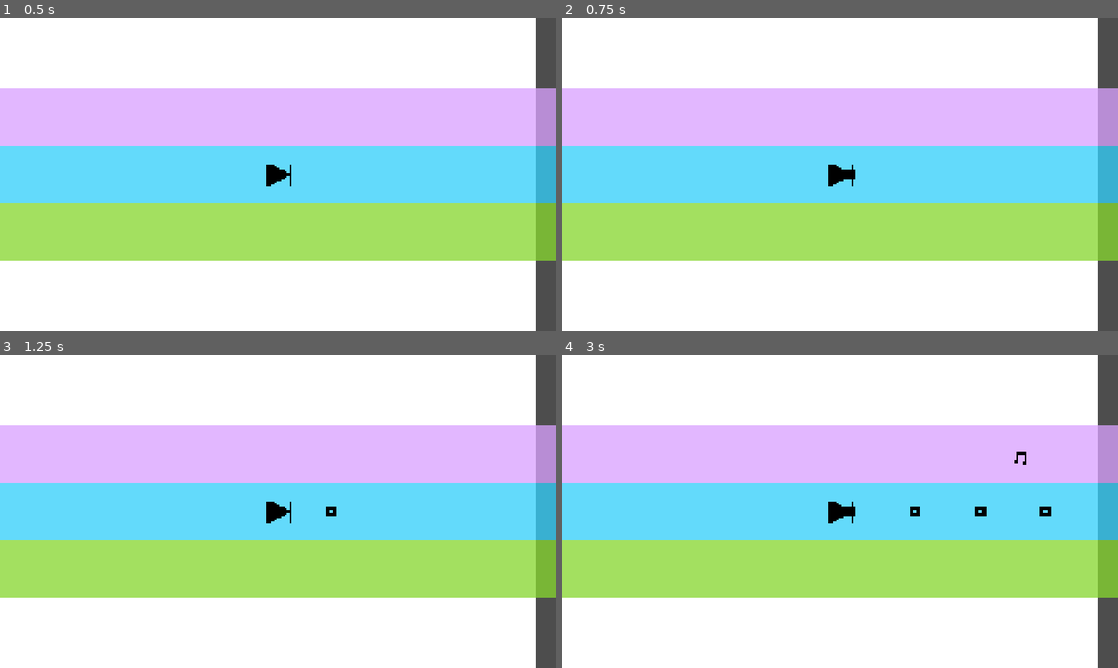
Above: before the commit, frames 1-4 (two rows, left to right).
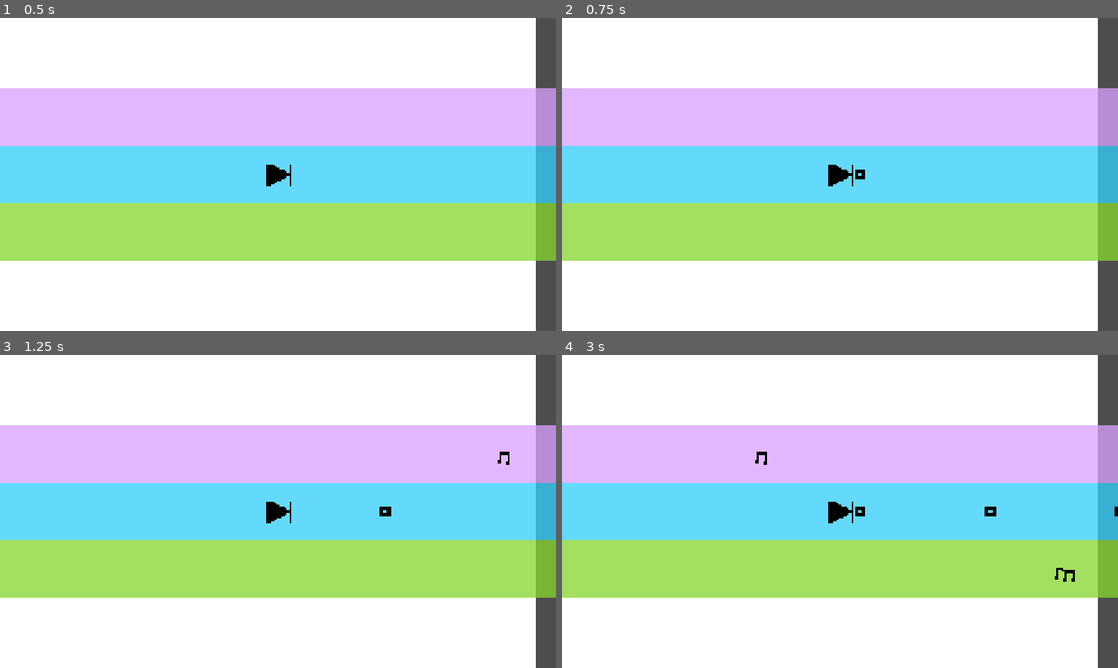
Above: after the commit, the same moments.

Repository: chorwat2137/haven-2026
Game: Godot game, scene res://scenes/main.tscn
Same seed, same stepped clock (60 frames per second), same inputs: the game is played once before the commit and once after it.
Inputs:
- Up to frame 1 (0.5 s): no input
- Up to frame 2 (0.75 s): tap Enter (ui_accept) at 0.5 s; hold Right (ui_right) from 0.53 s (still down); tap Space (shoot) at 0.6 s
- Up to frame 3 (1.25 s): keep holding Right (ui_right); tap Enter (ui_accept) at 0.77 s
- Up to frame 4 (3 s): tap Space (shoot) at 1.35, 2.1, 2.85 s; tap Enter (ui_accept) at 1.52 s; release Right (ui_right) at 2.03 s; hold Left (ui_left) 2.03-2.78 s; hold Right (ui_right) from 2.78 s (still down)

Frame 1 is identical in both runs. In frame 2, less than 0.1% of the frame differs, in the area x 51-55%, y 48-52%; in frame 3, 0.2%; in frame 4, 0.5%, in the area x 34-100%, y 30-73%.

Commit message:
Automatic sync

Diff:
--- a/scripts/main.gd
+++ b/scripts/main.gd
@@ -22,7 +22,7 @@
 var current_rewind = 121
 
 var speed: float
-const START_SPEED: float = 5.0
+const START_SPEED: float = 10.0
 const MAX_SPEED: float = 25.0
 var cur_speed: float = START_SPEED
 var screen_size: Vector2i
